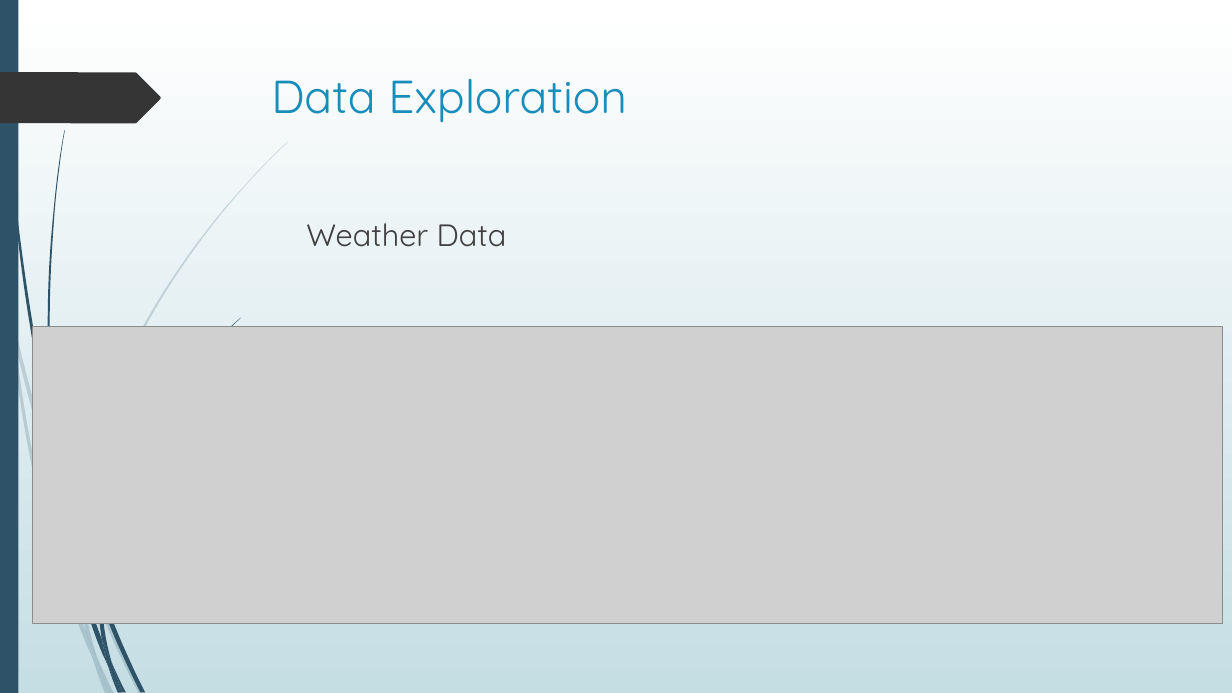
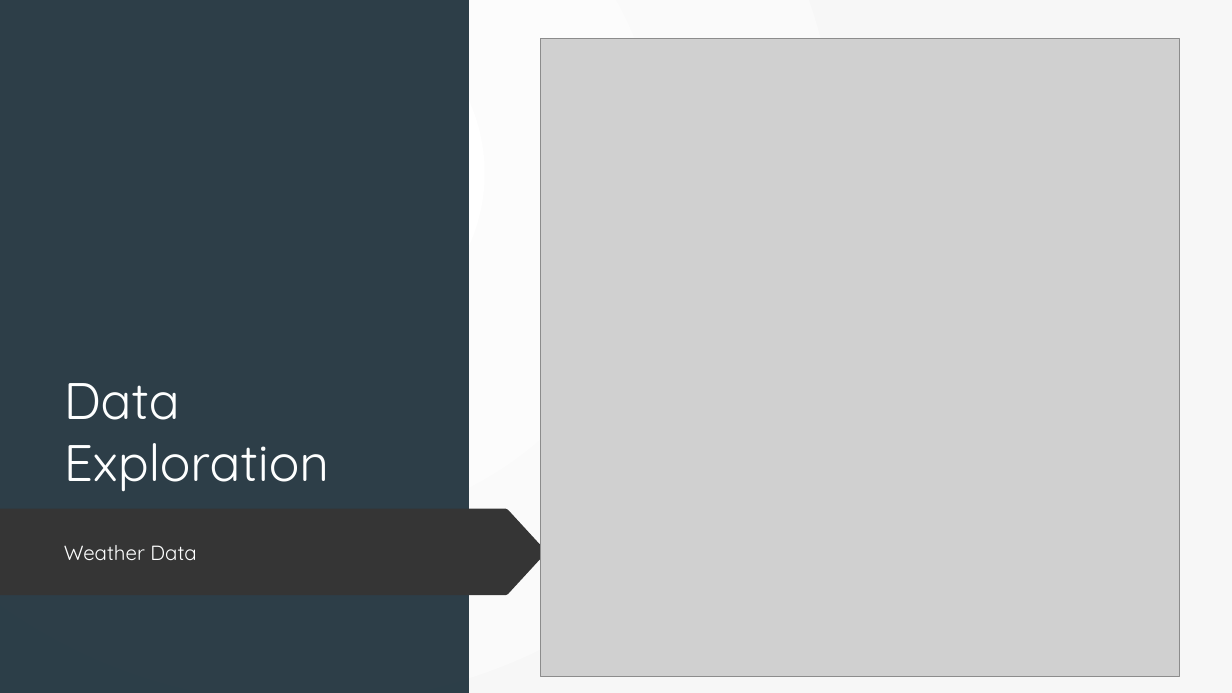
Before and after one commit to AmitChoudhary1392/Project-1_Team6, a slide deck: slide 10 of Project 1 - Group 6 Presentation.pptx. Drawn at 1232x693 pixels with LibreOffice and Linux fonts; fonts in the diff are those of the drawing; grey boxes stand for pictures. Boxes give left, top, right and bottom in pixels: in the first picture for what was removed or moved away, otherwise in the second. Text is boxed around its words. In the diff, an @@ line names an element or a change of style, - is before the commit and + after.

Commit message:
added missing plots for weather data

```diff
--- a/Project 1 - Group 6 Presentation.pptx
+++ b/Project 1 - Group 6 Presentation.pptx
@@ background gradient #FFFFFF to #C5DEE5 to gradient #FFFFFF to #F8F8F8 @@
@@ rectangle removed at (0,0,18,693) @@
@@ rectangle added at (0,0,18,693), fill #2E5369 @@
@@ rectangle added at (0,0,1232,693), fill gradient #FFFFFF to #F8F8F8 @@
@@ rectangle added at (0,0,469,693), fill #172934 at 90% opacity @@
@@ picture added at (541,38,1179,677) @@
@@ title "Data Exploration": place and size @@
-title "Data Exploration" at (271,79,627,123)
+title "Data Exploration" at (64,383,329,492)
@@ title "Data Exploration" at (64,383,329,492): size 36 to 40 pt, text colour #178DBB to #FEFFFF; vertical alignment top to bottom @@
@@ picture removed at (32,326,1224,624) @@
@@ freeform shape added at (0,437,177,516), fill #353535 @@
@@ freeform shape added at (0,508,546,595), fill #353535 @@
@@ text "Weather Data": place and size @@
-text "Weather Data" at (306,223,507,247)
+text "Weather Data" at (64,545,196,560)
@@ text "Weather Data" at (64,545,196,560): size 24 to 16 pt, text colour #404040 to #FEFFFF; vertical alignment bottom to middle @@
@@ freeform shape added at (78,542,81,564), fill #2E5369 at 20% opacity @@
@@ group added at (0,141,288,693): 10 freeform shapes @@
@@ group removed at (3,0,240,693): 9 freeform shapes @@
@@ group added at (3,0,240,693): 12 freeform shapes @@
```
Also in this commit, not shown: 1 other slide changed.
